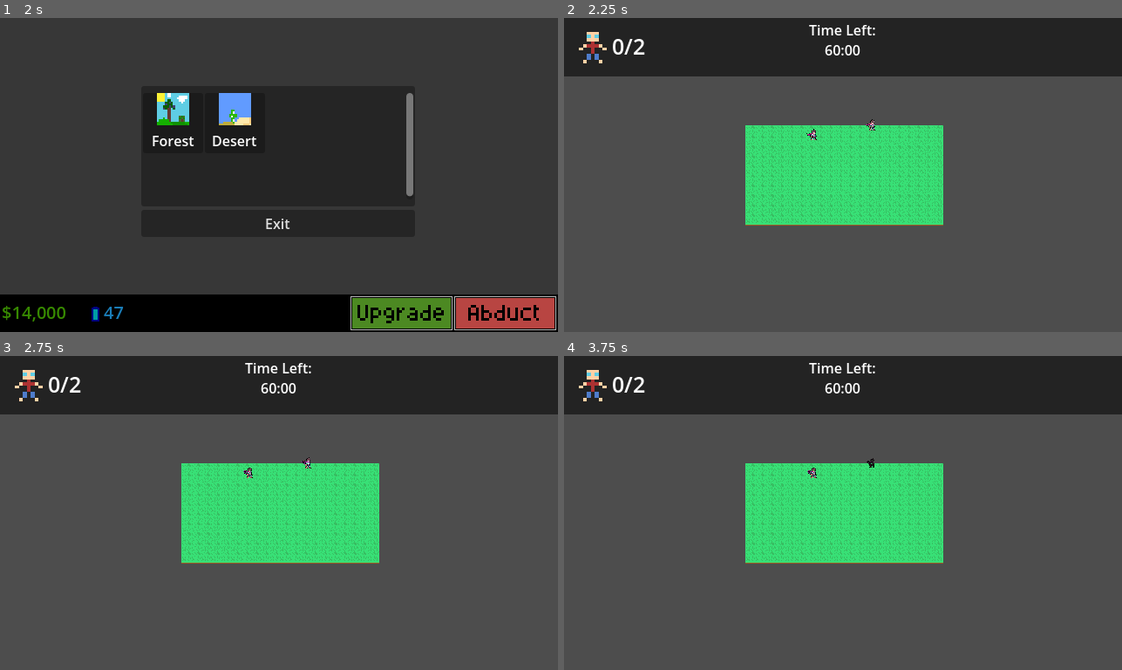
Above: before the commit, frames 1-4 (two rows, left to right).
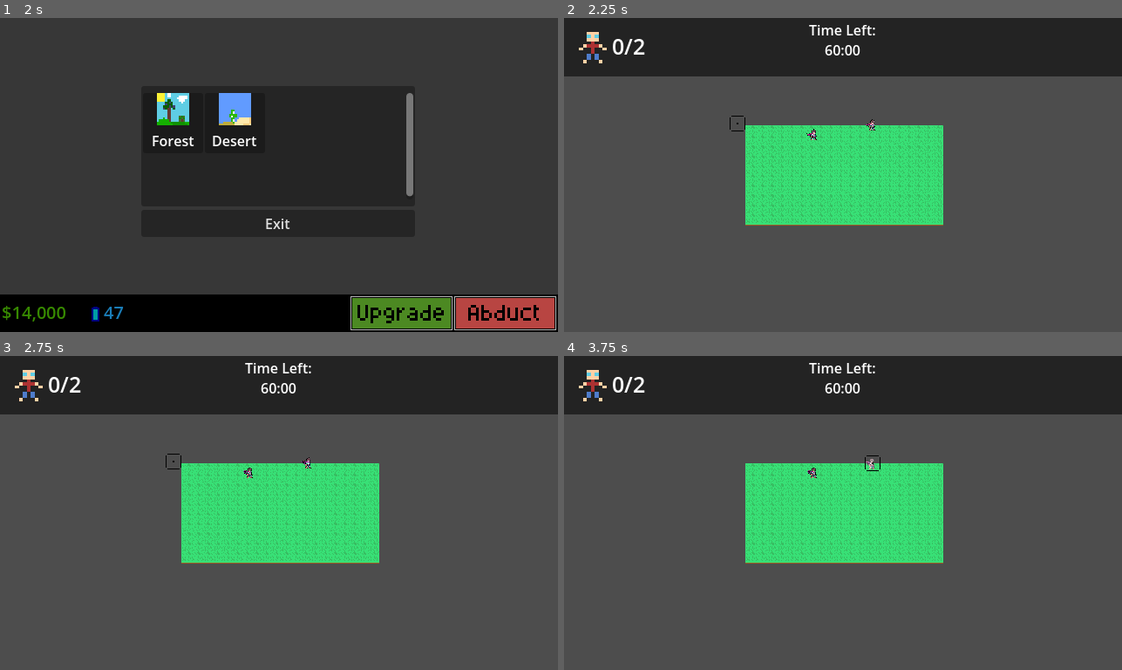
Above: after the commit, the same moments.

Repository: ottercorporationofficial-afk/Abduction
Game: Godot game, scene res://src/main.tscn
Same seed, same stepped clock (60 frames per second), same inputs: the game is played once before the commit and once after it.
Inputs (mouse positions are in pixels of both pictures, inside the frame that each line leads up to):
- Up to frame 1 (2 s): click (507, 313) at 0.5 s; click (401, 313) at 1.25 s
- Up to frame 2 (2.25 s): click (736, 121) at 2.02 s
- Up to frame 3 (2.75 s): no input
- Up to frame 4 (3.75 s): tap Enter at 2.75 s; move the mouse to (870, 462) at 2.77 s; click (870, 462) at 2.92 s; tap Space at 3.5 s; click (870, 462) at 3.67 s

Frame 1 is identical in both runs. In frame 2, less than 0.1% of the frame differs, in the area x 29-33%, y 31-37%; in frame 3, less than 0.1%; in frame 4, less than 0.1%, in the area x 53-57%, y 31-37%.

Commit message:
added hit flash (from arcane otter) added hit sound, also vegas, and added a new crosshair for the abduction levels

Diff:
--- /dev/null
+++ b/Entities/HitFlash.gdshader
@@ -0,0 +1,10 @@
+shader_type canvas_item;
+
+uniform float flash_strength : hint_range(0.0, 1.5) = 0.0;
+uniform vec3 flash_color : source_color = vec3(1.0);
+
+void fragment() {
+	vec4 tex = texture(TEXTURE, UV);
+	vec3 flash = mix(tex.rgb, flash_color, flash_strength);
+	COLOR = vec4(flash, tex.a);
+}
--- a/Entities/human.gd
+++ b/Entities/human.gd
@@ -1,8 +1,39 @@
 extends CharacterBody2D
+
+@onready var animation: AnimatedSprite2D = $AnimatedSprite2D
+@onready var hit: AudioStreamPlayer2D = $Hit
+
+
+func _ready() -> void:
+
+	## prevents hits from flashing on all humans
+	if animation.material:
+		animation.material = animation.material.duplicate()
 
 
 
 
 func _on_click_area_input_event(viewport: Node, event: InputEvent, shape_idx: int) -> void:
 	if event is InputEventMouseButton and event.pressed:
-		TweenFX.creep_out(self)
+		flash_hit()
+		TweenFX.shake(self)
+
+
+
+
+func flash_hit():
+	if animation.material == null:
+		return
+
+	animation.material.set_shader_parameter("flash_color", Vector3(1.0, 1.0, 1.0))
+	animation.material.set_shader_parameter("flash_strength", 0.8)
+	hit.play()
+
+	var tween = create_tween()
+	tween.tween_method(
+		func(v):
+			animation.material.set_shader_parameter("flash_strength", v),
+		animation.material.get_shader_parameter("flash_strength"),
+		0.0,
+		0.12
+	)
--- a/Entities/human.tscn
+++ b/Entities/human.tscn
@@ -2,7 +2,14 @@
 
 [ext_resource type="Texture2D" uid="uid://p4vemv77xaxb" path="res://Art/male_hero-idle.png" id="1_86l0o"]
 [ext_resource type="Script" uid="uid://dtcxflqeypscr" path="res://Entities/human.gd" id="1_kodwx"]
+[ext_resource type="Shader" uid="uid://c8njvsu1fwq4i" path="res://Entities/HitFlash.gdshader" id="1_ljsf0"]
 [ext_resource type="Texture2D" uid="uid://cq6of6tlep4gc" path="res://Art/male_hero-walk.png" id="2_f3uon"]
+[ext_resource type="AudioStream" uid="uid://77oo1tqltqi3" path="res://Entities/hit.wav" id="2_r221b"]
+
+[sub_resource type="ShaderMaterial" id="ShaderMaterial_ljsf0"]
+shader = ExtResource("1_ljsf0")
+shader_parameter/flash_strength = 0.0
+shader_parameter/flash_color = Color(1, 1, 1, 1)
 
 [sub_resource type="AtlasTexture" id="AtlasTexture_4qekv"]
 atlas = ExtResource("1_86l0o")
@@ -177,7 +184,11 @@
 [node name="Human" type="CharacterBody2D" unique_id=75959660]
 script = ExtResource("1_kodwx")
 
+[node name="Hit" type="AudioStreamPlayer2D" parent="." unique_id=263920440]
+stream = ExtResource("2_r221b")
+
 [node name="AnimatedSprite2D" type="AnimatedSprite2D" parent="." unique_id=669052450]
+material = SubResource("ShaderMaterial_ljsf0")
 sprite_frames = SubResource("SpriteFrames_66ll3")
 animation = &"idle"
 autoplay = "idle"
--- a/Levels/abduction.gd
+++ b/Levels/abduction.gd
@@ -20,6 +20,9 @@
 
 var grid_size = Vector2i(0, 0)
 var tile_size = Vector2(32, 32)
+
+func _ready() -> void:
+	Input.set_mouse_mode(Input.MOUSE_MODE_HIDDEN)
 
 func setup(level):
 	level_data = level
--- a/Levels/abduction.tscn
+++ b/Levels/abduction.tscn
@@ -3,6 +3,7 @@
 [ext_resource type="Script" uid="uid://cyuwgh60rsil3" path="res://Levels/abduction.gd" id="1_4xjou"]
 [ext_resource type="Script" uid="uid://dsk7gdn1wkx0r" path="res://Levels/timer.gd" id="2_djug4"]
 [ext_resource type="Texture2D" uid="uid://ui38envdsjl8" path="res://Art/Guy.png" id="3_gpim5"]
+[ext_resource type="PackedScene" uid="uid://c3hvqx4a3lsxc" path="res://src/Crosshair/cross_hair.tscn" id="4_gpim5"]
 
 [node name="Abduction" type="Node2D" unique_id=1917941894]
 script = ExtResource("1_4xjou")
@@ -80,3 +81,5 @@
 [node name="Camera2D" type="Camera2D" parent="." unique_id=1984243342]
 position = Vector2(320, 182)
 zoom = Vector2(0.35, 0.35)
+
+[node name="CrossHair" parent="." unique_id=138381416 instance=ExtResource("4_gpim5")]
--- a/src/Crosshair/cross_hair.tscn
+++ b/src/Crosshair/cross_hair.tscn
@@ -1,17 +1,9 @@
 [gd_scene format=3 uid="uid://c3hvqx4a3lsxc"]
 
 [ext_resource type="Script" uid="uid://bfg3hygwbby48" path="res://src/Crosshair/cross_hair.gd" id="1_wtftl"]
-[ext_resource type="Shader" uid="uid://dtwxews1horvi" path="res://src/Crosshair/circle.gdshader" id="2_w5l70"]
-[ext_resource type="Texture2D" uid="uid://blvmrn52av2q" path="res://Art/crosshair118.png" id="3_4id8p"]
+[ext_resource type="Texture2D" uid="uid://bilhv31h6ifl7" path="res://Art/Levels/CrossHairattempt.png" id="2_ei8ea"]
 
 [sub_resource type="ShaderMaterial" id="ShaderMaterial_d6gx1"]
-shader = ExtResource("2_w5l70")
-shader_parameter/color = Color(0.29626337, 0.19730896, 0.23441276, 1)
-shader_parameter/diameter = 0.66
-shader_parameter/thickness = 0.015
-shader_parameter/frequency = 0.57
-shader_parameter/phase = 0.0
-shader_parameter/edge_width = 0.1
 
 [node name="CrossHair" type="Node2D" unique_id=138381416]
 script = ExtResource("1_wtftl")
@@ -19,4 +11,4 @@
 [node name="Crosshair" type="Sprite2D" parent="." unique_id=816940373]
 texture_filter = 3
 material = SubResource("ShaderMaterial_d6gx1")
-texture = ExtResource("3_4id8p")
+texture = ExtResource("2_ei8ea")
Binary file added: Art/Levels/CrossHairattempt.png
Not shown, added: Art/Levels/CrossHairattempt.png.import
Not shown, added: Entities/HitFlash.gdshader.uid
Not shown, added: Entities/hit.wav.import
Not shown, added: Entities/hit.wav
